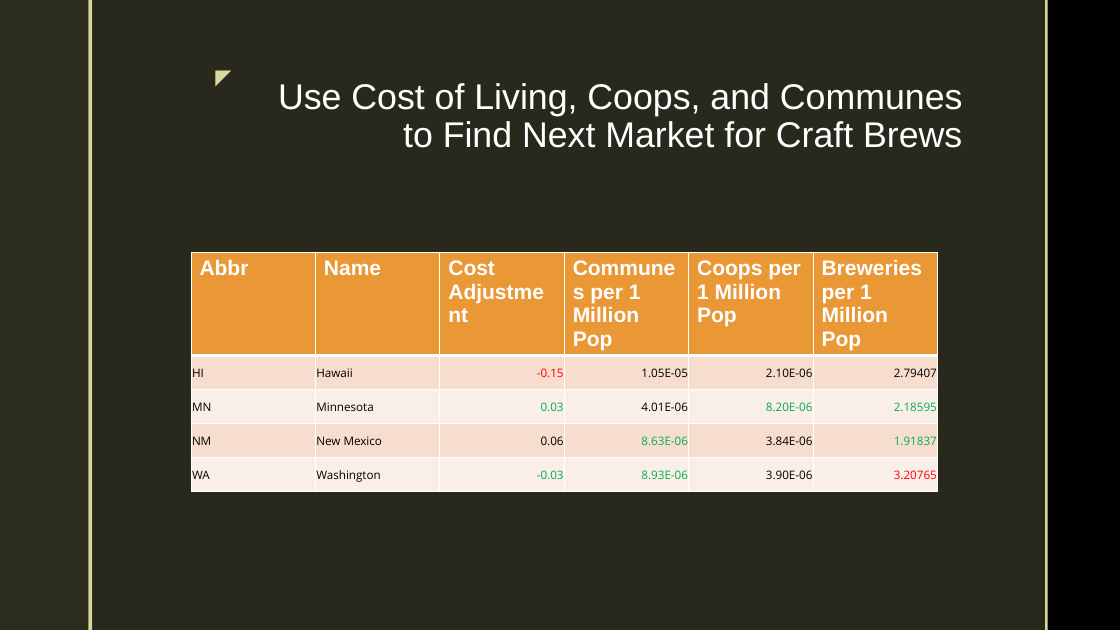
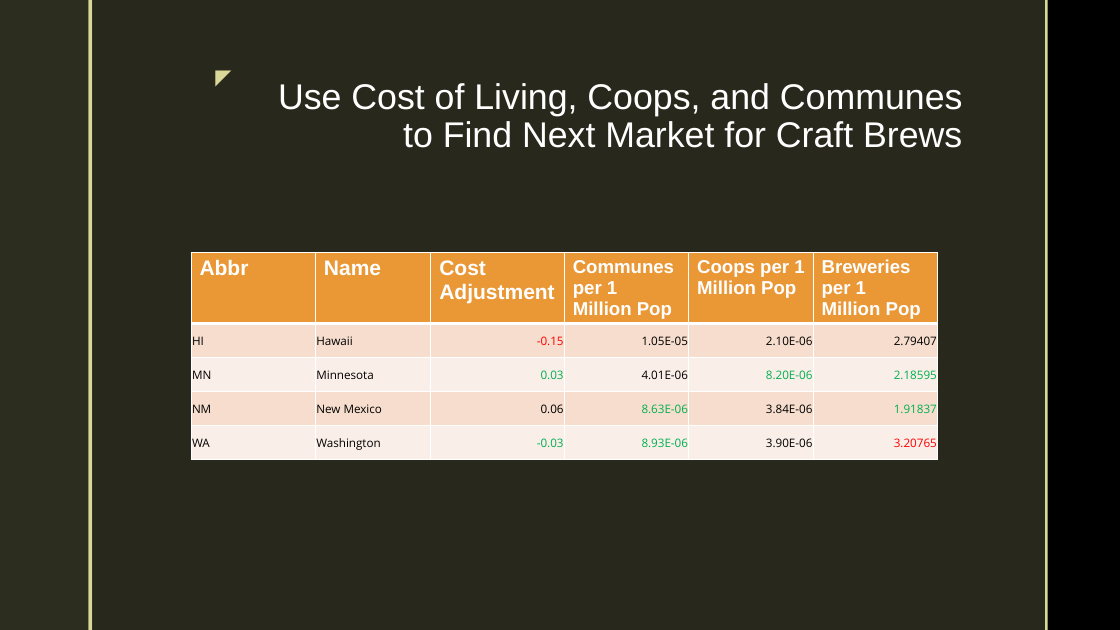
Before and after one commit to jrupp1/DDS6306_cs1_Breweries, a slide deck: slide 18 of BeerPowerpoint.pptx. Drawn at 1120x630 pixels with LibreOffice and Linux fonts; fonts in the diff are those of the drawing; background and template pictures are left out. Boxes give left, top, right and bottom in pixels: in the first picture for what was removed or moved away, otherwise in the second. Text is boxed around its words. In the diff, an @@ line names an element or a change of style, - is before the commit and + after.

Commit message:
Add files via upload
Minor changes

```diff
--- a/BeerPowerpoint.pptx
+++ b/BeerPowerpoint.pptx
@@ table at bbox=[192, 253, 938, 465] @@
@@ size 18 to 16 pt in "Communes per 1 Million Pop", "Coops per 1 Million Pop", "Breweries per 1 Million Pop" @@
```
Also in this commit, not shown: 2 other slides changed.
